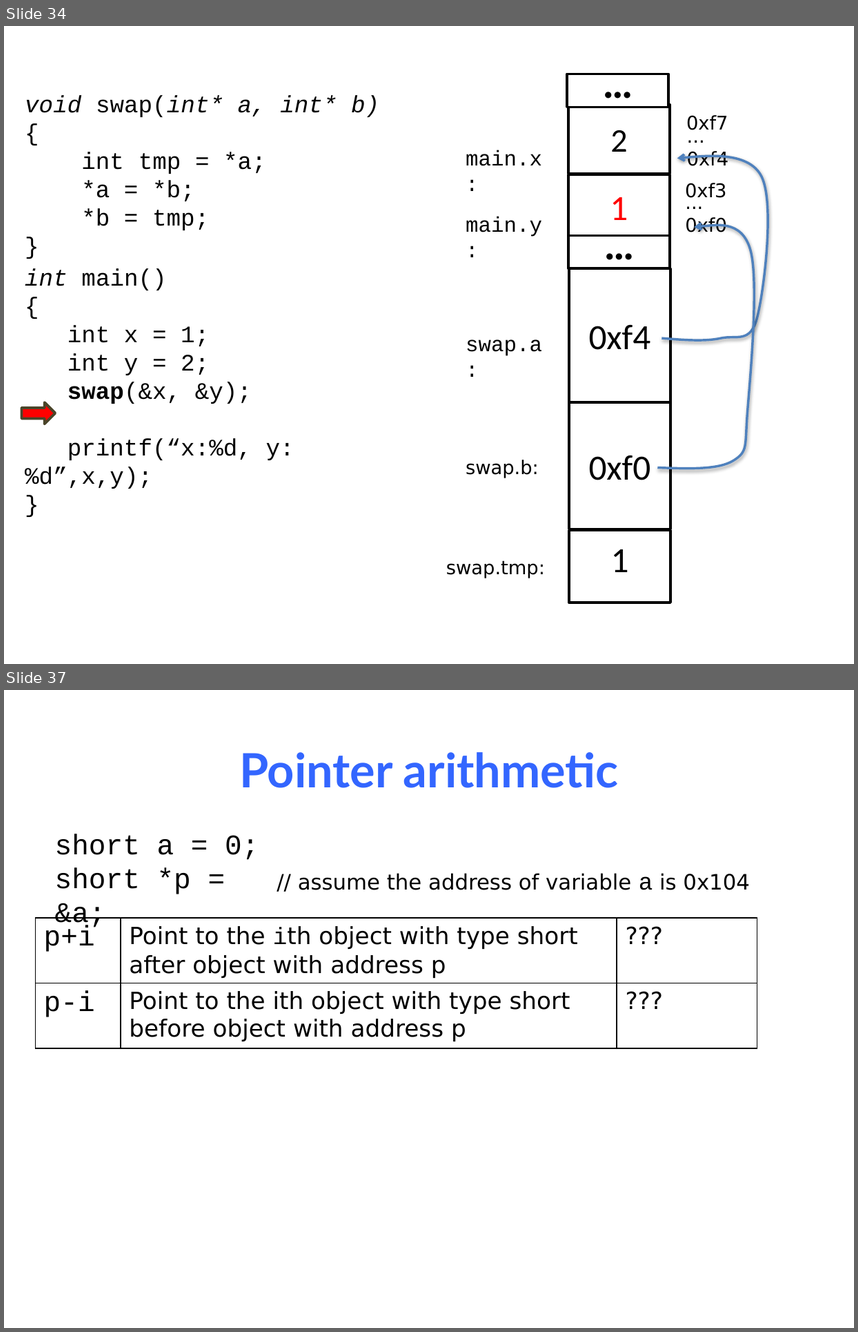
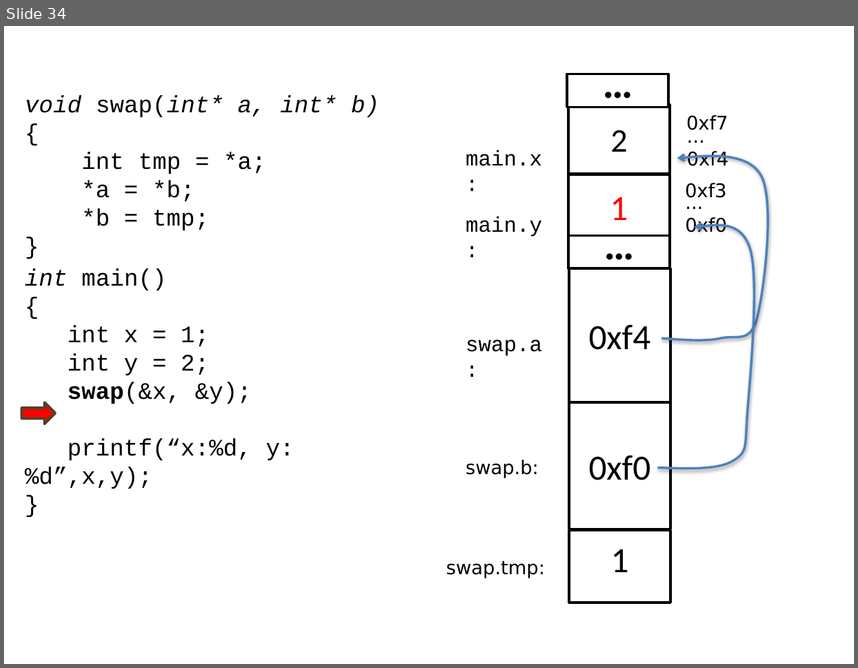
Before and after one commit to NYU-CSO/nyu-cso.github.io, a slide deck: notes/05-pointer_array.pptx. Shown one above the other, each under a label of ours: slides 34 and 37 before the commit, slide 34 after it; the slides between them are not shown. The pictures are 858x1332 and 858x668 pixels, drawn with LibreOffice and Linux fonts; fonts in the diff are those of the drawing. Boxes give left, top, right and bottom in pixels: in the first picture for what was removed or moved away, otherwise in the second. Text is boxed around its words. In the diff, an @@ line names an element or a change of style, - is before the commit and + after.

```diff
--- a/notes/05-pointer_array.pptx
+++ b/notes/05-pointer_array.pptx
@@ slide 37 removed at <box>4,690,854,1328</box>, background #FFFFFF @@
@@ title removed at <box>239,752,619,788</box> @@
-Pointer arithmetic
@@ text removed at <box>55,834,259,930</box> @@
-short a = 0;
-short *p = &a;
@@ text removed at <box>298,873,750,890</box> @@
-// assume the address of variable a is 0x104
@@ table removed at <box>36,918,757,1048</box>, 2 rows, 3 columns @@
-p+i | Point to the ith object with type short after object with address p | ???
-p-i | Point to the ith object with type short before object with address p | ???
```
Also in this commit, not shown: 101 other slides removed, 2 other files.
